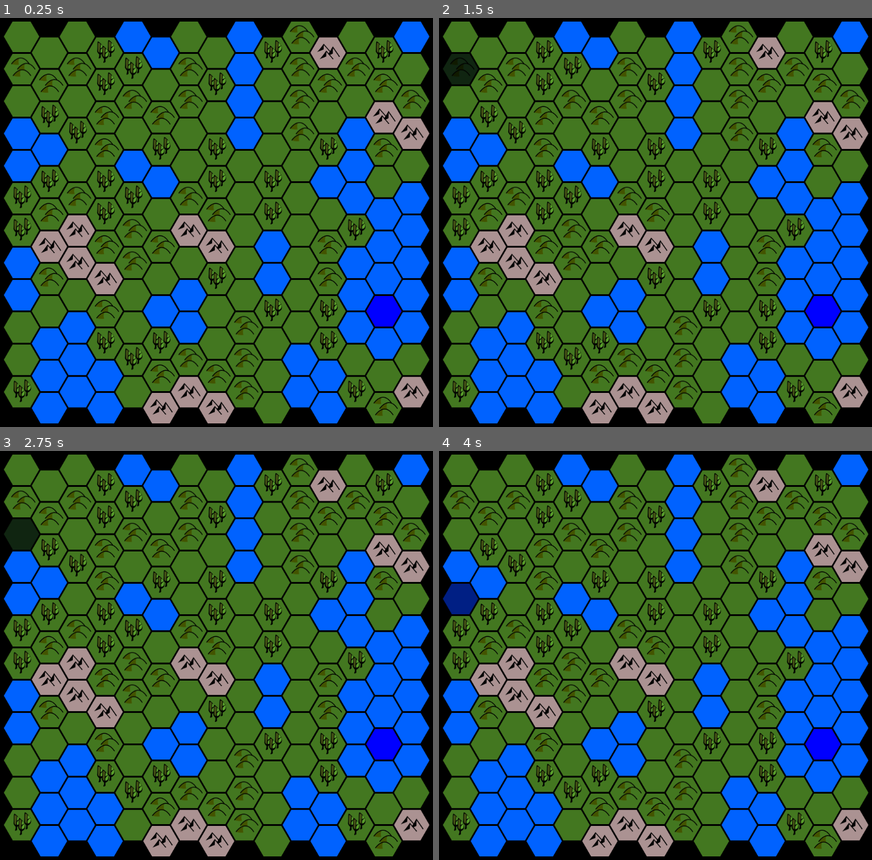
Above: before the commit, frames 1-4 (two rows, left to right).
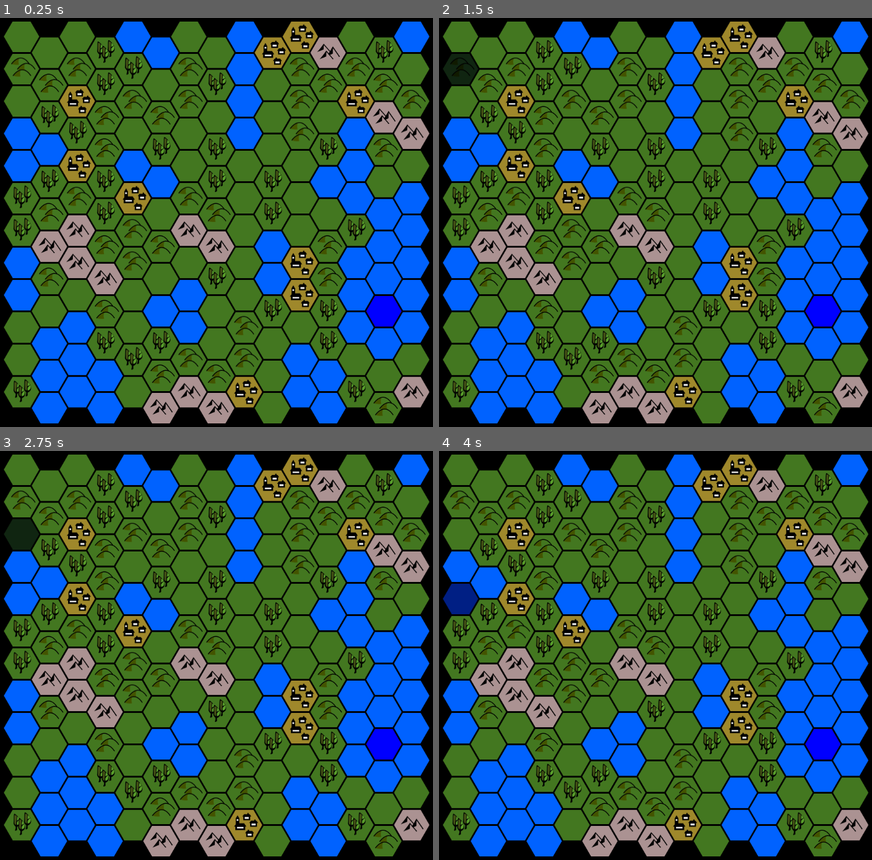
Above: after the commit, the same moments.

Repository: Liagson/HexiMaps
Game: Godot game, scene res://scenes/Game.tscn
The game is run twice, just before and just after one commit, with the same random seed, the same clock (stepped at 60 frames per second) and the same inputs.
Inputs (mouse positions are in pixels of both pictures, inside the frame that each line leads up to):
- Up to frame 1 (0.25 s): no input
- Up to frame 2 (1.5 s): tap Enter at 0.5 s; move the mouse to (460, 38) at 0.52 s; tap Space at 1.25 s; move the mouse to (460, 67) at 1.27 s
- Up to frame 3 (2.75 s): tap Enter at 2 s; move the mouse to (21, 532) at 2.02 s
- Up to frame 4 (4 s): tap Space at 2.75 s; move the mouse to (460, 565) at 2.77 s; tap Enter at 3.5 s; move the mouse to (460, 598) at 3.52 s

The runs differ from the first frame. In frame 1, 4.1% of the frame differs, in the area x 13-87%, y 0-96%; in frame 2, 4.1%; in frame 3, 4.1%; in frame 4, 4.1%.

Commit message:
Town tiles added

Diff:
--- a/scripts/mapCreation/MapCreator.gd
+++ b/scripts/mapCreation/MapCreator.gd
@@ -35,6 +35,7 @@
 			matrix[x][y] = tileInfo
 
 	setForest(matrix)
+	setTowns(matrix)
 
 	return matrix
 
@@ -44,10 +45,19 @@
 			var forestNoiseValue = forestNoise.texture.noise.\
 			get_noise_2d(x * tileSize[0], y * tileSize[1])
 
+			# TODO: this should be defined somewhere else
 			if forestNoiseValue > 0.1:
 				if matrix[x][y].geoType == TileGeoInfo.TileTipe.field_green:
 					matrix[x][y].geoType = TileGeoInfo.TileTipe.forest_standard
 
+func setTowns(matrix):
+	for x in range(matrix.size()):
+		for y in range(matrix[0].size()):
+			if TileGeoInfo.isTileBuildable(matrix[x][y].geoType):
+				var diceResult = randi()%20+1
+				# TODO: this should be defined somewhere else
+				if diceResult == 20:
+					matrix[x][y].geoType = TileGeoInfo.TileTipe.town
 
 func getTileGeoTipe(heightValue):
 	if heightValue <= -0.75:
--- a/scripts/mapCreation/TileGeoInfo.gd
+++ b/scripts/mapCreation/TileGeoInfo.gd
@@ -4,7 +4,8 @@
 	field_green,
 	hills_green,
 	mountains,
-	forest_standard
+	forest_standard,
+	town
 }
 
 const tileTextures = {
@@ -13,5 +14,16 @@
 	TileTipe.field_green : "res://tiles/pngs/green_field.png",
 	TileTipe.hills_green : "res://tiles/pngs/hills_(green).png",
 	TileTipe.mountains : "res://tiles/pngs/mountains.png",
-	TileTipe.forest_standard : "res://tiles/pngs/forest_(standard).png"
+	TileTipe.forest_standard : "res://tiles/pngs/forest_(standard).png",
+	TileTipe.town : "res://tiles/pngs/town.png"
 }
+
+static func isTileBuildable(geotipe):
+	if geotipe == TileTipe.deepSea:
+		return false
+	if geotipe == TileTipe.shallowSea:
+		return false
+	if geotipe == TileTipe.mountains:
+		return false
+	else:
+		return true
--- /dev/null
+++ b/tiles/svgs/town.svg
@@ -0,0 +1,210 @@
+<?xml version="1.0" encoding="UTF-8" standalone="no"?>
+<!-- Created with Inkscape (http://www.inkscape.org/) -->
+
+<svg
+   xmlns:dc="http://purl.org/dc/elements/1.1/"
+   xmlns:cc="http://creativecommons.org/ns#"
+   xmlns:rdf="http://www.w3.org/1999/02/22-rdf-syntax-ns#"
+   xmlns:svg="http://www.w3.org/2000/svg"
+   xmlns="http://www.w3.org/2000/svg"
+   xmlns:sodipodi="http://sodipodi.sourceforge.net/DTD/sodipodi-0.dtd"
+   xmlns:inkscape="http://www.inkscape.org/namespaces/inkscape"
+   width="22.577778mm"
+   height="19.552929mm"
+   viewBox="0 0 80 69.282031"
+   id="svg10172"
+   version="1.1"
+   inkscape:version="0.91 r13725"
+   sodipodi:docname="town.svg">
+  <defs
+     id="defs10174" />
+  <sodipodi:namedview
+     id="base"
+     pagecolor="#ffffff"
+     bordercolor="#666666"
+     borderopacity="1.0"
+     inkscape:pageopacity="0.0"
+     inkscape:pageshadow="2"
+     inkscape:zoom="5.6"
+     inkscape:cx="41.513849"
+     inkscape:cy="35.611261"
+     inkscape:document-units="px"
+     inkscape:current-layer="g5911-2"
+     showgrid="false"
+     inkscape:window-width="1920"
+     inkscape:window-height="1017"
+     inkscape:window-x="-8"
+     inkscape:window-y="-8"
+     inkscape:window-maximized="1"
+     fit-margin-top="0"
+     fit-margin-left="0"
+     fit-margin-right="0"
+     fit-margin-bottom="0" />
+  <metadata
+     id="metadata10177">
+    <rdf:RDF>
+      <cc:Work
+         rdf:about="">
+        <dc:format>image/svg+xml</dc:format>
+        <dc:type
+           rdf:resource="http://purl.org/dc/dcmitype/StillImage" />
+        <dc:title></dc:title>
+      </cc:Work>
+    </rdf:RDF>
+  </metadata>
+  <g
+     inkscape:label="Capa 1"
+     inkscape:groupmode="layer"
+     id="layer1"
+     transform="translate(-55.071082,-592.72046)">
+    <g
+       id="g5911-2"
+       transform="matrix(0.16364352,0,0,0.16364352,279.91153,193.65737)"
+       inkscape:export-xdpi="90"
+       inkscape:export-ydpi="90">
+      <path
+         d="m -885.09738,2650.2981 -122.21692,211.6858 -244.4337,0 -122.2169,-211.6858 122.2169,-211.6858 244.4337,0 z"
+         inkscape:randomized="0"
+         inkscape:rounded="0"
+         inkscape:flatsided="true"
+         sodipodi:arg2="0.52359878"
+         sodipodi:arg1="0"
+         sodipodi:r2="211.68584"
+         sodipodi:r1="244.43375"
+         sodipodi:cy="2650.2981"
+         sodipodi:cx="-1129.5311"
+         sodipodi:sides="6"
+         id="path4244-1-65-5-2"
+         style="opacity:1;fill:#a0892c;fill-opacity:1;stroke:none;stroke-width:25;stroke-miterlimit:4;stroke-dasharray:none;stroke-opacity:1"
+         sodipodi:type="star" />
+      <g
+         transform="matrix(1.9328322,0,0,1.9328322,1089.5225,-2605.4268)"
+         id="g5700-54">
+        <rect
+           style="opacity:1;fill:#ffffff;fill-opacity:1;stroke:#000000;stroke-width:10;stroke-linecap:round;stroke-linejoin:miter;stroke-miterlimit:4;stroke-dasharray:none;stroke-dashoffset:0;stroke-opacity:1"
+           id="rect5714-5"
+           width="38.959358"
+           height="22.646753"
+           x="-1151.6873"
+           y="2657.4185" />
+        <path
+           style="fill:#000000;fill-opacity:1;fill-rule:evenodd;stroke:#000000;stroke-width:1px;stroke-linecap:butt;stroke-linejoin:miter;stroke-opacity:1"
+           d="m -1162.5507,2657.8596 12.2658,-15.9102 38.4083,0 10.9495,15.8677 -50.1448,0.065 z"
+           id="path5716-68"
+           inkscape:connector-curvature="0"
+           sodipodi:nodetypes="cccccc" />
+        <rect
+           inkscape:transform-center-y="8.3442897"
+           inkscape:transform-center-x="9.8168114"
+           y="2636.47"
+           x="-1125.2451"
+           height="5.1278706"
+           width="4.3181429"
+           id="rect5810-7-5"
+           style="opacity:1;fill:#7c6d2e;fill-opacity:1;stroke:#000000;stroke-width:5.49843645;stroke-linecap:round;stroke-linejoin:miter;stroke-miterlimit:4;stroke-dasharray:none;stroke-dashoffset:0;stroke-opacity:1" />
+      </g>
+      <g
+         transform="matrix(1.9328322,0,0,1.9328322,1184.2295,-2514.9012)"
+         id="g5700-54-4">
+        <rect
+           style="opacity:1;fill:#ffffff;fill-opacity:1;stroke:#000000;stroke-width:10;stroke-linecap:round;stroke-linejoin:miter;stroke-miterlimit:4;stroke-dasharray:none;stroke-dashoffset:0;stroke-opacity:1"
+           id="rect5714-5-0"
+           width="38.959358"
+           height="22.646753"
+           x="-1151.6873"
+           y="2657.4185" />
+        <path
+           style="fill:#000000;fill-opacity:1;fill-rule:evenodd;stroke:#000000;stroke-width:1px;stroke-linecap:butt;stroke-linejoin:miter;stroke-opacity:1"
+           d="m -1162.5507,2657.8596 12.2658,-15.9102 38.4083,0 10.9495,15.8677 -50.1448,0.065 z"
+           id="path5716-68-6"
+           inkscape:connector-curvature="0"
+           sodipodi:nodetypes="cccccc" />
+        <rect
+           inkscape:transform-center-y="8.3442897"
+           inkscape:transform-center-x="9.8168114"
+           y="2636.47"
+           x="-1125.2451"
+           height="5.1278706"
+           width="4.3181429"
+           id="rect5810-7-5-5"
+           style="opacity:1;fill:#7c6d2e;fill-opacity:1;stroke:#000000;stroke-width:5.49843645;stroke-linecap:round;stroke-linejoin:miter;stroke-miterlimit:4;stroke-dasharray:none;stroke-dashoffset:0;stroke-opacity:1" />
+      </g>
+      <g
+         transform="matrix(-1.9328322,0,0,1.9328322,-3247.0671,-2373.0159)"
+         id="g5700-54-4-2">
+        <rect
+           style="opacity:1;fill:#ffffff;fill-opacity:1;stroke:#000000;stroke-width:10;stroke-linecap:round;stroke-linejoin:miter;stroke-miterlimit:4;stroke-dasharray:none;stroke-dashoffset:0;stroke-opacity:1"
+           id="rect5714-5-0-5"
+           width="38.959358"
+           height="22.646753"
+           x="-1151.6873"
+           y="2657.4185" />
+        <path
+           style="fill:#000000;fill-opacity:1;fill-rule:evenodd;stroke:#000000;stroke-width:1px;stroke-linecap:butt;stroke-linejoin:miter;stroke-opacity:1"
+           d="m -1162.5507,2657.8596 12.2658,-15.9102 38.4083,0 10.9495,15.8677 -50.1448,0.065 z"
+           id="path5716-68-6-5"
+           inkscape:connector-curvature="0"
+           sodipodi:nodetypes="cccccc" />
+        <rect
+           inkscape:transform-center-y="8.3442897"
+           inkscape:transform-center-x="9.8168114"
+           y="2636.47"
+           x="-1125.2451"
+           height="5.1278706"
+           width="4.3181429"
+           id="rect5810-7-5-5-9"
+           style="opacity:1;fill:#7c6d2e;fill-opacity:1;stroke:#000000;stroke-width:5.49843645;stroke-linecap:round;stroke-linejoin:miter;stroke-miterlimit:4;stroke-dasharray:none;stroke-dashoffset:0;stroke-opacity:1" />
+      </g>
+      <g
+         style="fill:#000000;fill-opacity:1"
+         transform="matrix(1.9328322,0,0,1.9328322,974.78967,-2471.857)"
+         id="g5700-5-72">
+        <rect
+           style="opacity:1;fill:#ffffff;fill-opacity:1;stroke:#000000;stroke-width:12.15352821;stroke-linecap:round;stroke-linejoin:miter;stroke-miterlimit:4;stroke-dasharray:none;stroke-dashoffset:0;stroke-opacity:1"
+           id="rect5714-4-1"
+           width="58.936447"
+           height="22.112537"
+           x="-1148.9591"
+           y="2658.4951" />
+        <path
+           style="fill:#000000;fill-opacity:1;fill-rule:evenodd;stroke:#000000;stroke-width:1.38621449px;stroke-linecap:butt;stroke-linejoin:miter;stroke-opacity:1"
+           d="m -1162.1586,2660.9276 17.003,-22.0549 53.2422,0 15.1783,21.996 -69.5114,0.09 z"
+           id="path5716-6-75"
+           inkscape:connector-curvature="0"
+           sodipodi:nodetypes="cccccc" />
+        <rect
+           y="2606.1121"
+           x="-1147.5255"
+           height="46.924381"
+           width="18.046654"
+           id="rect5810-4"
+           style="opacity:1;fill:#000000;fill-opacity:1;stroke:#000000;stroke-width:7.15333414;stroke-linecap:round;stroke-linejoin:miter;stroke-miterlimit:4;stroke-dasharray:none;stroke-dashoffset:0;stroke-opacity:1" />
+        <path
+           sodipodi:type="star"
+           style="opacity:1;fill:#000000;fill-opacity:1;stroke:none;stroke-width:13.01000023;stroke-linecap:round;stroke-linejoin:miter;stroke-miterlimit:4;stroke-dasharray:none;stroke-dashoffset:0;stroke-opacity:1"
+           id="path6263"
+           sodipodi:sides="3"
+           sodipodi:cx="-1138.5022"
+           sodipodi:cy="2597.1758"
+           sodipodi:r1="16.574879"
+           sodipodi:r2="8.2874384"
+           sodipodi:arg1="0.52359878"
+           sodipodi:arg2="1.5707963"
+           inkscape:flatsided="true"
+           inkscape:rounded="0"
+           inkscape:randomized="0"
+           d="m -1124.1479,2605.4632 -28.7086,0 14.3543,-24.8623 z"
+           inkscape:transform-center-x="3.0738755e-005"
+           inkscape:transform-center-y="-7.5359457" />
+        <rect
+           style="opacity:1;fill:#ffffff;fill-opacity:1;stroke:none;stroke-width:13.01000023;stroke-linecap:round;stroke-linejoin:miter;stroke-miterlimit:4;stroke-dasharray:none;stroke-dashoffset:0;stroke-opacity:1"
+           id="rect6265"
+           width="11.98584"
+           height="11.11399"
+           x="-1144.4951"
+           y="2608.9033"
+           ry="0.29678965" />
+      </g>
+    </g>
+  </g>
+</svg>
Binary file added: tiles/pngs/town.png
Not shown, added: tiles/pngs/town.png.import
Not shown, added: tiles/svgs/town.svg.import
